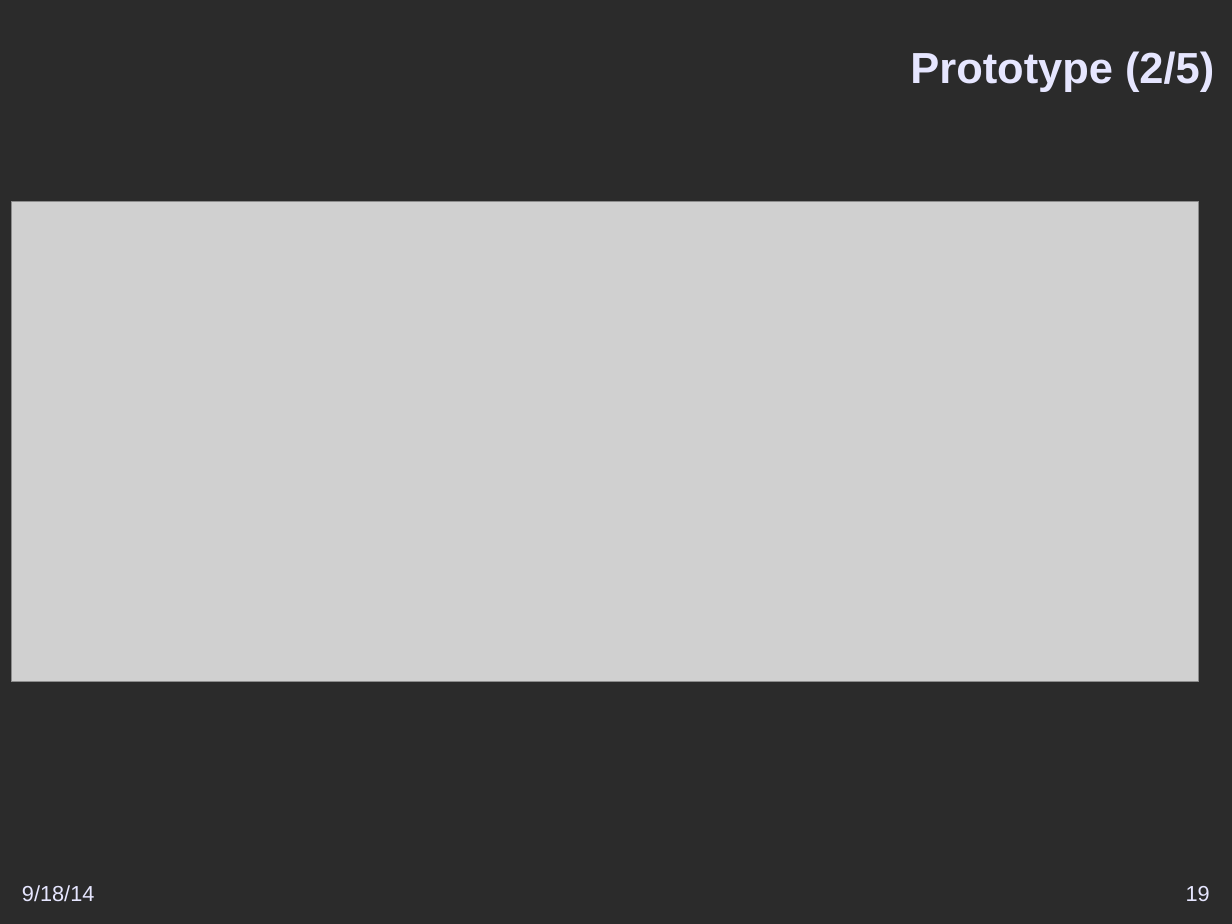
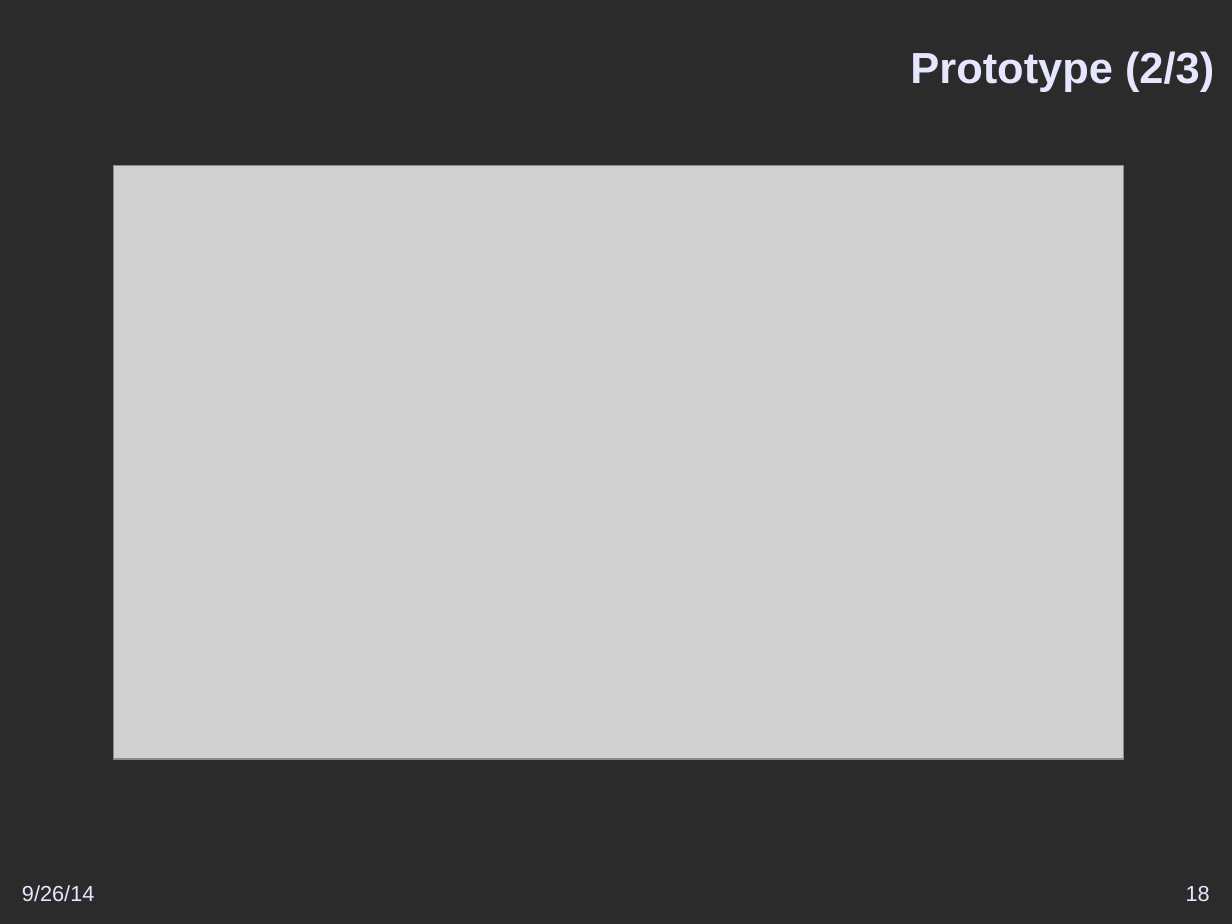
Before and after one commit to DSI-Ville-Noumea/sirh-kiosque-j2ee-old, a slide deck: slide 18 of src/site/resources/Vers_un_Kiosque_RH_J2EE.odp (slide 19 before the commit). Drawn at 1232x924 pixels with LibreOffice and Linux fonts; fonts in the diff are those of the drawing; grey boxes stand for pictures; background and template pictures are left out; a plain dark background stands for a picture behind light text. Boxes give left, top, right and bottom in pixels: in the first picture for what was removed or moved away, otherwise in the second. Text is boxed around its words. In the diff, an @@ line names an element or a change of style, - is before the commit and + after.

```diff
--- a/src/site/resources/Vers_un_Kiosque_RH_J2EE.odp
+++ b/src/site/resources/Vers_un_Kiosque_RH_J2EE.odp
@@ title at (910,51,1214,92): text changed @@
-Prototype (2/5)
+Prototype (2/3)
@@ picture: place and size @@
-picture at (11,201,1198,682)
+picture at (113,165,1124,759)
@@ text at (22,885,95,902): text changed @@
-9/18/14
+9/26/14
@@ page number at (1186,886,1210,902): text changed @@
-19
+18
```
Also in this commit, not shown: 37 other slides changed, 5 slides added, 5 slides removed.
